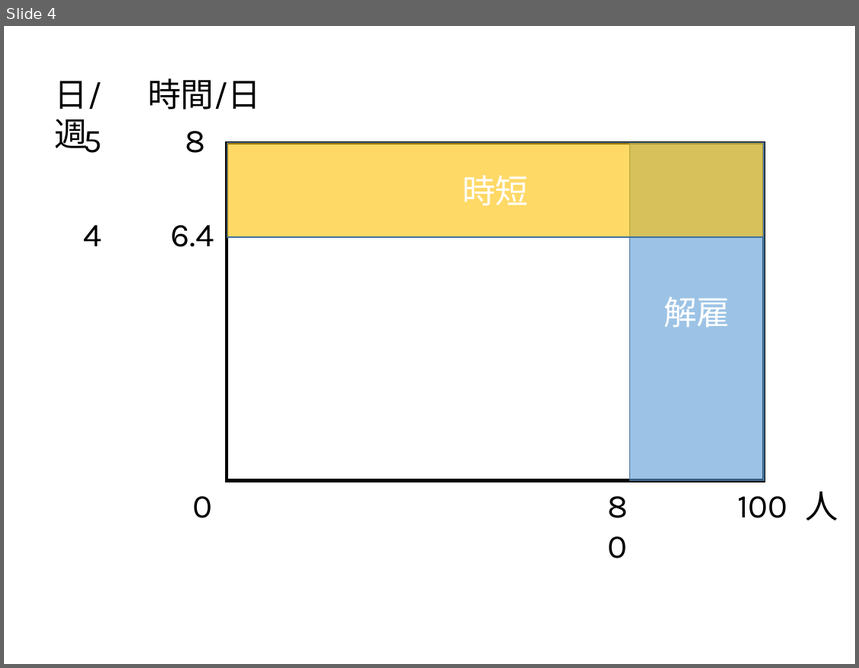
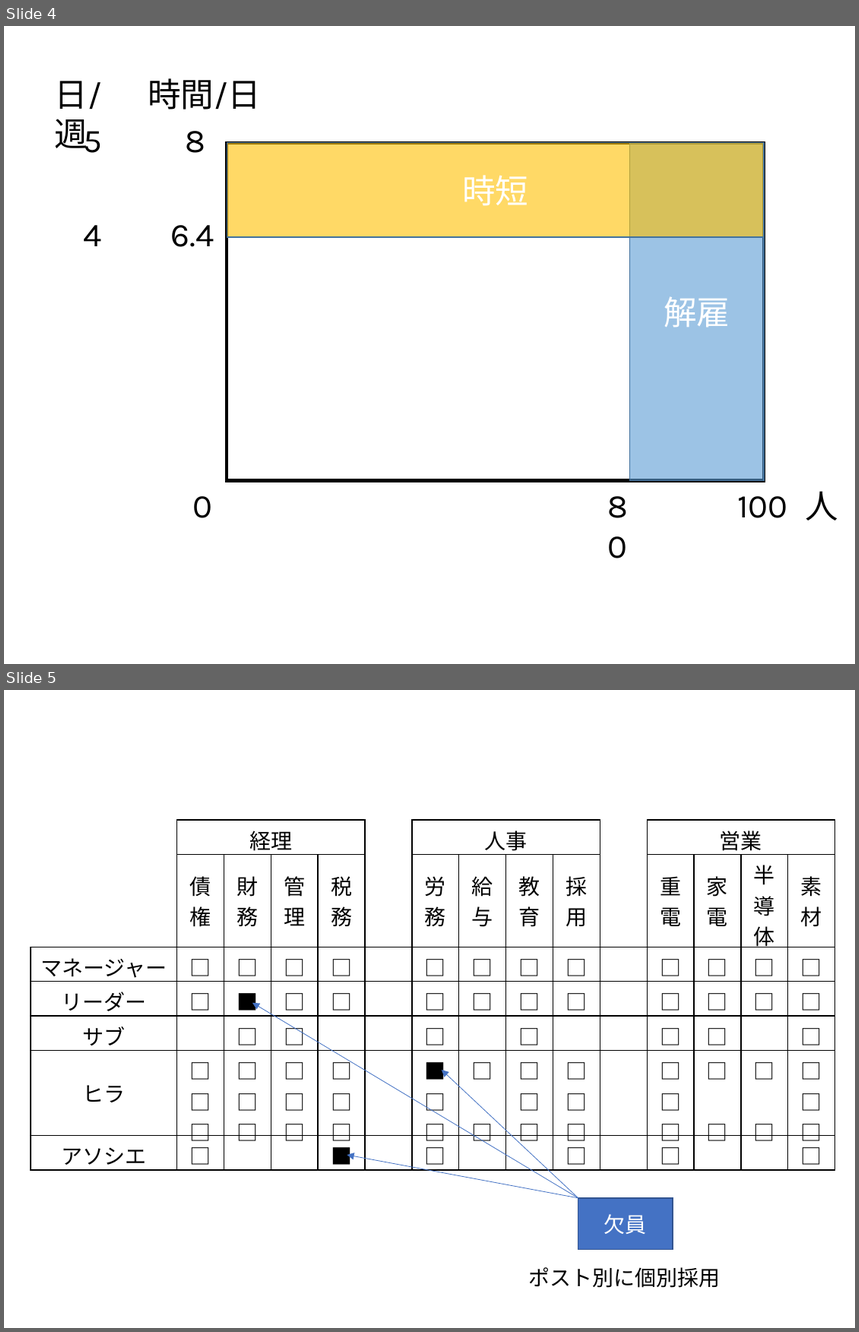
Before and after one commit to takaozinho/takaozinho.github.io, a slide deck: 図.pptx. Shown one above the other, each under a label of ours: slide 4 before the commit, slides 4 and 5 after it. The pictures are 859x668 and 859x1332 pixels, drawn with LibreOffice and Linux fonts; fonts in the diff are those of the drawing. Boxes give left, top, right and bottom in pixels: in the first picture for what was removed or moved away, otherwise in the second. Text is boxed around its words. In the diff, an @@ line names an element or a change of style, - is before the commit and + after.

```diff
--- a/図.pptx
+++ b/図.pptx
@@ slide 5 added at (4, 690, 855, 1328), background #FFFFFF @@
@@ table added at (31, 820, 832, 1173), 7 rows, 15 columns @@
+ | 経理 |  |  |  |  | 人事 |  |  |  |  | 営業 |  |  | 
+ | 債権 | 財務 | 管理 | 税務 |  | 労務 | 給与 | 教育 | 採用 |  | 重電 | 家電 | 半導体 | 素材
+マネージャー | □ | □ | □ | □ |  | □ | □ | □ | □ |  | □ | □ | □ | □
+リーダー | □ | ■ | □ | □ |  | □ | □ | □ | □ |  | □ | □ | □ | □
+サブ |  | □ | □ |  |  | □ |  | □ |  |  | □ | □ |  | □
+ヒラ | □ / □ / □ | □ / □ / □ | □ / □ / □ | □ / □ / □ |  | ■ / □ / □ | □ / □ | □ / □ / □ | □ / □ / □ |  | □ / □ / □ | □ / □ | □ / □ | □ / □ / □
+アソシエ | □ |  |  | ■ |  | □ |  |  | □ |  | □ |  |  | □
@@ arrow added from (579, 1198) to (253, 1003), #4472C4 0.5 pt @@
@@ arrow added from (579, 1198) to (442, 1070), #4472C4 0.5 pt @@
@@ arrow added from (579, 1198) to (347, 1155), #4472C4 0.5 pt @@
@@ rectangle added at (579, 1198, 673, 1250), fill #4472C4, outline #325491 1 pt, 18 pt, text #FFFFFF @@
+欠員
@@ text added at (528, 1268, 720, 1288), 18 pt, text #000000 @@
+ポスト別に個別採用
```
Also in this commit, not shown: 12 other files.
